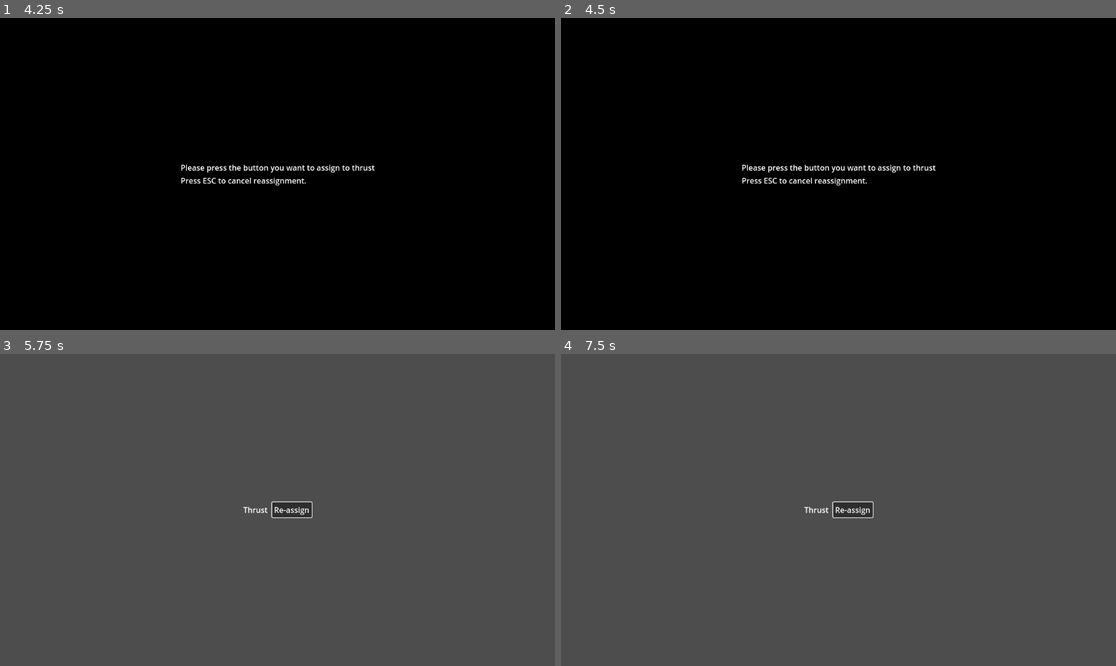
Above: before the commit, frames 1-4 (two rows, left to right).
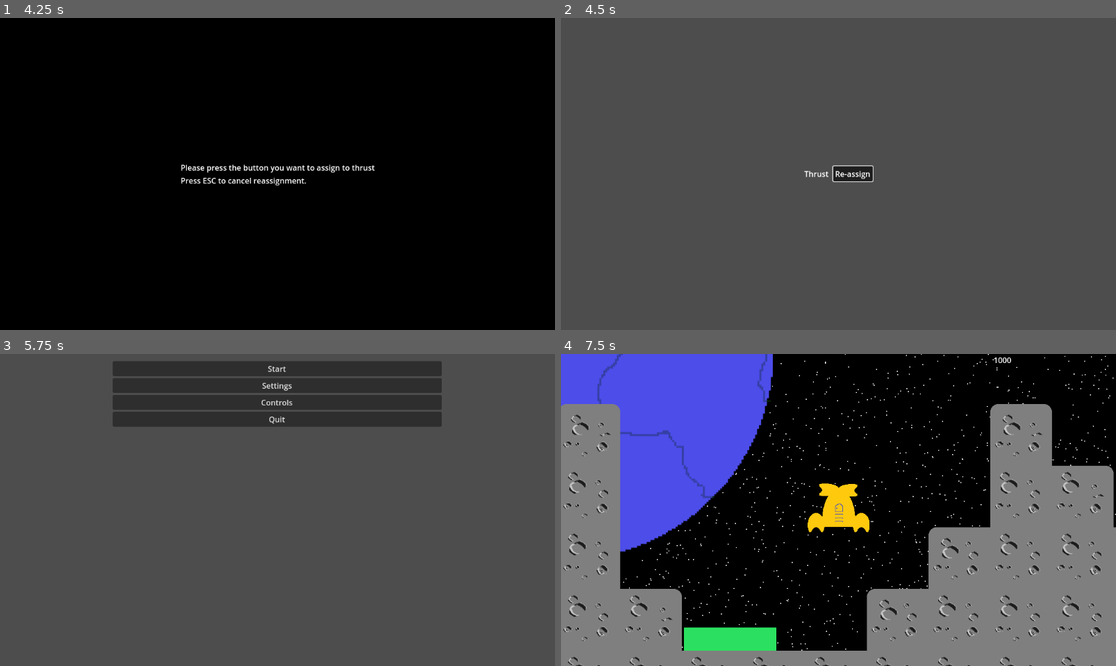
Above: after the commit, the same moments.

Repository: acidmath/DialIt
Game: Godot game, scene res://GameManager.tscn
Same seed, same stepped clock (60 frames per second), same inputs: the game is played once before the commit and once after it. Sound files missing from this copy of the repository are replaced by a short silence.
Inputs (mouse positions are in pixels of both pictures, inside the frame that each line leads up to):
- Up to frame 1 (4.25 s): click "Controls" at 0.5 s; click "Re-assign" at 1.25 s; tap Enter at 2, 3.5 s; move the mouse to (399, 158) at 2.02 s; hold W (thrust) 2.03-2.78 s; hold Mouse wheel up (ZoomIn) 2.03-2.78 s; tap Space at 2.75 s; move the mouse to (166, 189) at 2.77 s; tap Mouse wheel down (ZoomOut) at 2.85 s; move the mouse to (333, 105) at 3.52 s; hold Space (thrust, bound only after the commit) from 3.53 s (still down); hold A (lRot) from 3.53 s (still down)
- Up to frame 2 (4.5 s): move the mouse to (810, 236) at 4.27 s; release Space (thrust, bound only after the commit) at 4.28 s; release A (lRot) at 4.28 s; hold Enter (thrust, bound only after the commit) from 4.28 s (still down); tap Right (rRot) at 4.35 s
- Up to frame 3 (5.75 s): move the mouse to (444, 556) at 5.02 s; release Enter (thrust, bound only after the commit) at 5.03 s; hold Mouse wheel up (ZoomIn) from 5.03 s (still down); tap Escape (esc) at 5.65 s
- Up to frame 4 (7.5 s): release Mouse wheel up (ZoomIn) at 5.75 s; click (838, 369) at 5.75 s, where only the run after the commit has a clickable "Start"; move the mouse to (672, 463) at 6.52 s; tap Mouse wheel down (ZoomOut) at 6.6 s; click (638, 378) at 7.25 s, where only the run after the commit has a clickable "Restart"

Frame 1 is identical in both runs. In frame 2, 100% of the frame differs, in the area x 0-100%, y 0-100%; in frame 3, 11%; in frame 4, 99%.

Commit message:
some cleanup, input remapping for thrust

Diff:
--- a/game_manager.gd
+++ b/game_manager.gd
@@ -3,4 +3,4 @@
 
 # Called when the node enters the scene tree for the first time.
 func _ready() -> void:
-	get_tree().change_scene_to_file("res://start_menu.tscn")
+	get_tree().change_scene_to_file("uid://dvbl5xcd3wu8h")
--- a/input_mapping.gd
+++ b/input_mapping.gd
@@ -2,24 +2,43 @@
 class_name InputMappingMenu
 
 var isReassigning : bool
+var actionAssigning : String
+@onready var inputReassignmentPanel = %InputReassignmentPanel
+@onready var inputMappingInstructionsLabel = %InputMappingInstructionsLabel
 
-func _process(delta: float) -> void:
-	if Input.is_action_just_released("esc"):
+func _input(event: InputEvent) -> void:
+	var eventKey: InputEventKey = event as InputEventKey
+	if not eventKey:
+		return
+
+	# if the escape key is pressed, either stop reassignment or leave the page
+	if eventKey.keycode == KEY_ESCAPE:
 		if isReassigning:
-			%InputReassignmentPanel.visible = false
-			isReassigning = false
+			stop_assignment()
 		else:
 			return_to_main_menu()
+		return
+	# when in reassignment mode, take the next key press as the key to assign the action to
+	if isReassigning:
+		InputMap.action_erase_events(actionAssigning)
+		InputMap.action_add_event(actionAssigning, eventKey)
+		stop_assignment()
+
+func stop_assignment():
+	inputReassignmentPanel.visible = false
+	isReassigning = false
+	actionAssigning = ""
 
 func return_to_main_menu():
-	get_tree().change_scene_to_file("res://start_menu.tscn")
+	get_tree().change_scene_to_file("uid://dvbl5xcd3wu8h")
 
 func show_reassignment_dialog(action : String):
 	if isReassigning:
 		pass
 	isReassigning = true
-	%InputReassignmentPanel.visible = true
-	%InputMappingInstructionsLabel.text = "Please press the button you want to assign to " + action
+	actionAssigning = action
+	inputReassignmentPanel.visible = true
+	inputMappingInstructionsLabel.text = "Please press the button you want to assign to " + action
 
 func thrust_button_pressed():
 	show_reassignment_dialog("thrust")
--- a/main.gd
+++ b/main.gd
@@ -36,10 +36,10 @@
 	screenRectPrev.size.y = screenRect.size.y
 
 func SpawnDefeatBodies(player : PlayerController, collision_normal : Vector2):
-	var defeat_bottom_left = preload("res://player/defeat/defeat_b_l.tscn")
-	var defeat_bottom_right = preload("res://player/defeat/defeat_b_r.tscn")
-	var defeat_top_left = preload("res://player/defeat/defeat_t_l.tscn")
-	var defeat_top_right = preload("res://player/defeat/defeat_t_r.tscn")
+	var defeat_bottom_left = preload("uid://bi3q1t1q0m7ol")
+	var defeat_bottom_right = preload("uid://cmwiumpxfct75")
+	var defeat_top_left = preload("uid://bumuntnkoocct")
+	var defeat_top_right = preload("uid://1l42bqvoxywc")
 
 	var corner_bl = defeat_bottom_left.instantiate()
 	var corner_br = defeat_bottom_right.instantiate()
@@ -53,6 +53,7 @@
 	var rotation_tr = Vector2.from_angle(player.rotation-PI/4)
 
 	# i do not understand why 46
+	# what's 64 divided by the square root of 2
 	var offset_bl = 46*rotation_bl
 	var offset_br = 46*rotation_br
 	var offset_tl = 46*rotation_tl
